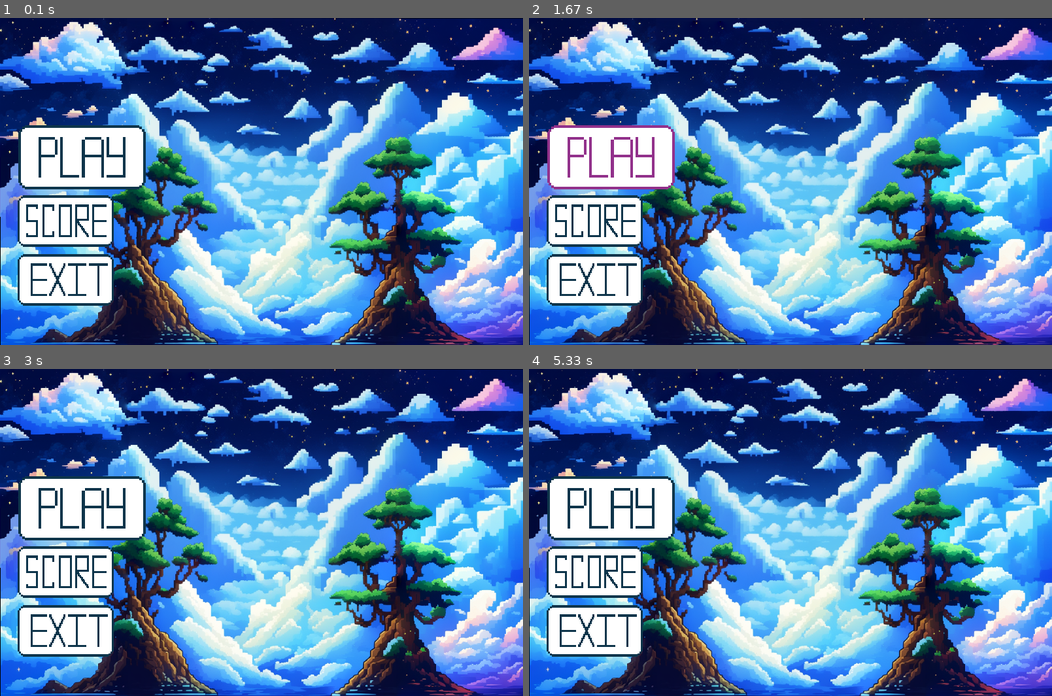
Above: before the commit, frames 1-4 (two rows, left to right).
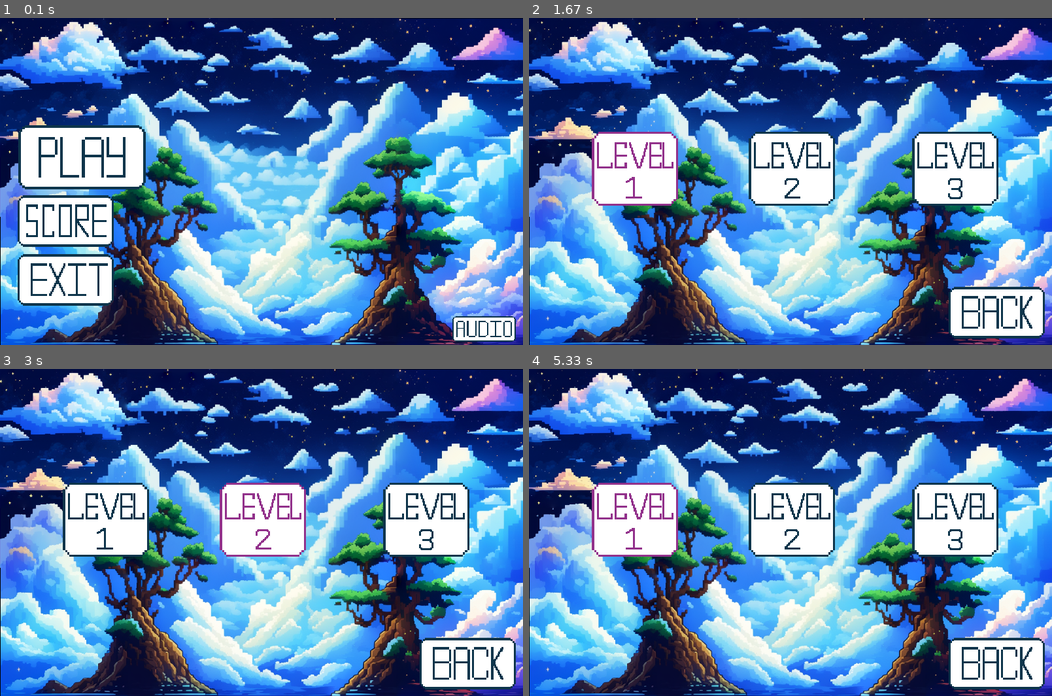
Above: after the commit, the same moments.

Repository: Ruvin123/PyGame_Project_2023
Game: pygame game, started from main.py
Two runs of this game, one before a commit and one after it. Both use one fixed random seed, a clock stepped at 60 frames per second and the inputs below.
Inputs (mouse positions are in pixels of both pictures, inside the frame that each line leads up to):
- Up to frame 1 (0.1 s): no input
- Up to frame 2 (1.67 s): click (612, 155) at 0.38 s; click (790, 168) at 0.72 s; click (957, 171) at 1.05 s; click (628, 132) at 1.38 s
- Up to frame 3 (3 s): click (455, 646) at 1.72 s; click (83, 506) at 2.05 s; click (423, 519) at 2.38 s; click (261, 571) at 2.72 s
- Up to frame 4 (5.33 s): click (926, 584) at 3.05 s; click (973, 617) at 3.38 s; click (591, 460) at 3.72 s; click (790, 519) at 4.05 s; click (973, 597) at 4.38 s; click (811, 519) at 4.72 s; click (644, 568) at 5.05 s

The runs differ from the first frame. In frame 1, 0.9% of the frame differs, in the area x 86-99%, y 91-99%; in frame 2, 19%; in frame 3, 19%; in frame 4, 19%, in the area x 3-99%, y 32-98%.

Commit message:
Completion of the main menu development (Except for minor edits)

Diff:
--- a/main.py
+++ b/main.py
@@ -112,7 +112,6 @@
 # Экран рекордов
 # Доработать
 def score_screen():
-
     running = True
 
     back_button = ImageButton(640, 400, 150, 100, 'Back.png', 'Back_hover.png', 'sounds/button.mp3')
@@ -144,15 +143,122 @@
         pg.display.flip()
 
 
-# Экран настроек
-# Добавить кнопку video audio, back  и возможность выхода по кнопке escape
-def settings_screen():
-    pass
+def audio_screen():
+    running = True
+
+    click = pg.mixer.Sound('sounds/button.mp3')
+    volume = 1
+    play = True
+    back_button = ImageButton(640, 400, 150, 100, 'Back.png', 'Back_hover.png', 'sounds/button.mp3')
+    audio_pad = ImageButton(125, 20, 500, 400, 'Vol_pad.png')
+
+    while running:
+        # Фон
+        screen.fill((0, 0, 0))
+        screen.blit(background, (0, 0))
+
+        for event in pg.event.get():
+            if event.type == pg.QUIT:
+                running = False
+                terminate()
+
+            # Escape
+            if event.type == pg.KEYDOWN:
+                if pg.key.get_pressed()[pg.K_ESCAPE]:
+                    running = False
+
+            # Стелочка влево -> понижение громкости музыки
+            if event.type == pg.KEYDOWN:
+                if pg.key.get_pressed()[pg.K_LEFT]:
+                    volume -= 0.1
+                    pg.mixer_music.set_volume(volume)
+                    click.play()
+
+            # Стрелочка вправо -> повышение громкости музыки
+            if event.type == pg.KEYDOWN:
+                if pg.key.get_pressed()[pg.K_RIGHT]:
+                    volume += 0.1
+                    pg.mixer_music.set_volume(volume)
+                    click.play()
+
+            # Стрелочка вниз -> Воспроизвести / Пауза
+            if event.type == pg.KEYDOWN:
+                if pg.key.get_pressed()[pg.K_DOWN]:
+                    if play:
+                        pg.mixer_music.pause()
+                        play = False
+                        click.play()
+                    else:
+                        pg.mixer_music.unpause()
+                        play = True
+                        click.play()
+
+            # Кнопка back
+            if event.type == pg.USEREVENT and event.button == back_button:
+                running = False
+
+            back_button.handle_event(event)
+
+        back_button.draw(screen)
+        back_button.check_hover(pg.mouse.get_pos())
+        audio_pad.draw(screen)
+        # Отрисовка дисплея
+        pg.display.flip()
 
 
 # Экран новой игры
-def new_game_screen():
-    pass
+def select_level_screen():
+    running = True
+
+    back_button = ImageButton(640, 400, 150, 100, 'Back.png', 'Back_hover.png', 'sounds/button.mp3')
+    level_1_button = ImageButton(10, 80, 300, 300, 'Level_1.png', 'Level_1_hover.png',
+                                 'sounds/button_play.mp3')
+    level_2_button = ImageButton(250, 80, 300, 300, 'Level_2.png', 'Level_2_hover.png',
+                                 'sounds/button_play.mp3')
+    level_3_button = ImageButton(500, 80, 300, 300, 'Level_3.png', 'Level_3_hover.png',
+                                 'sounds/button_play.mp3')
+
+    while running:
+        # Фон главного меню
+        screen.fill((0, 0, 0))
+        screen.blit(background, (0, 0))
+
+        for event in pg.event.get():
+            if event.type == pg.QUIT:
+                running = False
+                terminate()
+
+            # Кнопка back
+            if event.type == pg.USEREVENT and event.button == back_button:
+                running = False
+
+            # Первый уровень
+            if event.type == pg.USEREVENT and event.button == level_1_button:
+                pass
+
+            # Второй уровень
+            if event.type == pg.USEREVENT and event.button == level_2_button:
+                pass
+
+            # Третий уровень
+            if event.type == pg.USEREVENT and event.button == level_3_button:
+                pass
+
+            back_button.handle_event(event)
+            level_1_button.handle_event(event)
+            level_2_button.handle_event(event)
+            level_3_button.handle_event(event)
+
+        back_button.draw(screen)
+        back_button.check_hover(pg.mouse.get_pos())
+        level_1_button.draw(screen)
+        level_1_button.check_hover(pg.mouse.get_pos())
+        level_2_button.draw(screen)
+        level_2_button.check_hover(pg.mouse.get_pos())
+        level_3_button.draw(screen)
+        level_3_button.check_hover(pg.mouse.get_pos())
+        # Отрисовка дисплея
+        pg.display.flip()
 
 
 # Начальный экран
@@ -161,8 +267,13 @@
     play_button = ImageButton(25, 150, 200, 125, 'Play.png', 'Play_hover.png', 'sounds/button.mp3')
     score_button = ImageButton(25, 260, 150, 100, 'Score.png', 'Score_hover.png', 'sounds/button.mp3')
     exit_button = ImageButton(25, 350, 150, 100, 'Exit.png', 'Exit_hover.png', 'sounds/button.mp3')
+    audio_button = ImageButton(690, 450, 100, 50, 'Audio.png', 'Audio_hover.png', 'sounds/button.mp3')
 
     running = True
+
+    # Музыка игры
+    pg.mixer.music.load('sounds/main_menu.mp3')
+    pg.mixer_music.play()
 
     while running:
         # Фон главного меню
@@ -179,16 +290,28 @@
                 running = False
                 terminate()
 
+            # Кнопка Score
             if event.type == pg.USEREVENT and event.button == score_button:
                 score_screen()
 
+            # Кнопка Audio
+            if event.type == pg.USEREVENT and event.button == audio_button:
+                audio_screen()
+
+            # Кнопка PLay
+            if event.type == pg.USEREVENT and event.button == play_button:
+                select_level_screen()
+
             play_button.handle_event(event)
+            audio_button.handle_event(event)
             score_button.handle_event(event)
             exit_button.handle_event(event)
 
         # Отрисовка кнопок на главном экране + Датчик пересечения курсора с кнопкой
         play_button.draw(screen)
         play_button.check_hover(pg.mouse.get_pos())
+        audio_button.draw(screen)
+        audio_button.check_hover(pg.mouse.get_pos())
         score_button.draw(screen)
         score_button.check_hover(pg.mouse.get_pos())
         exit_button.draw(screen)
Binary file added: data/Audio.png
Binary file added: data/Audio_hover.png
Binary file added: data/Level_1.png
Binary file added: data/Level_1_hover.png
Binary file added: data/Level_2.png
Binary file added: data/Level_2_hover.png
Binary file added: data/Level_3.png
Binary file added: data/Level_3_hover.png
Binary file added: data/Vol_pad.png
